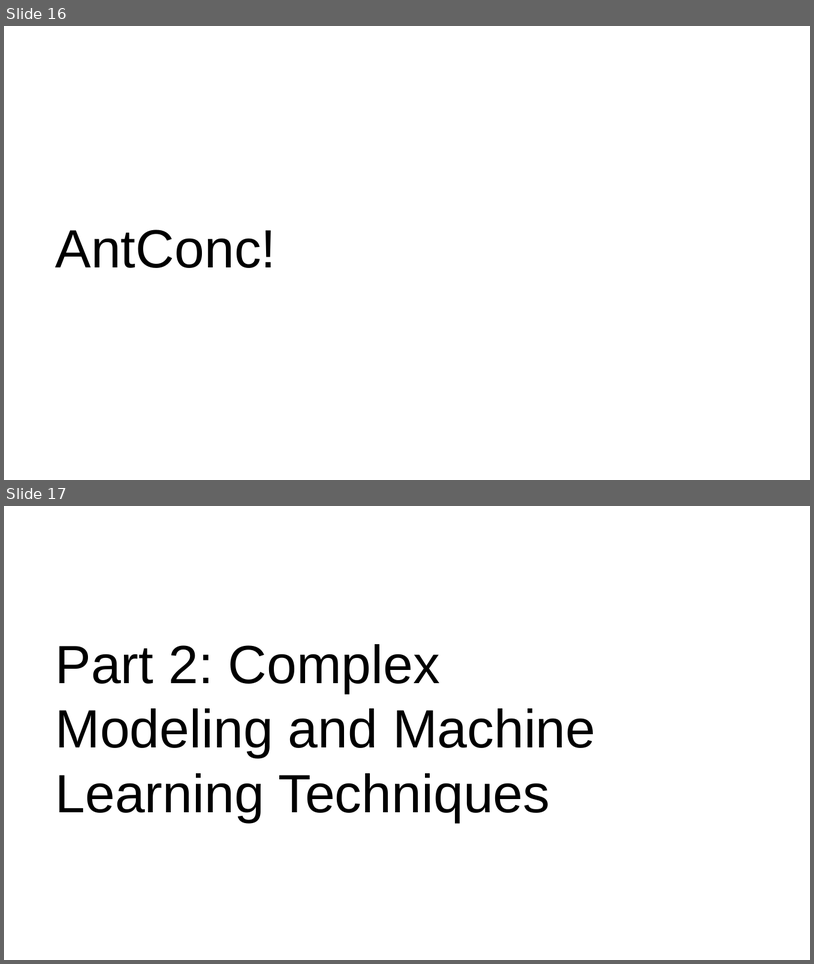
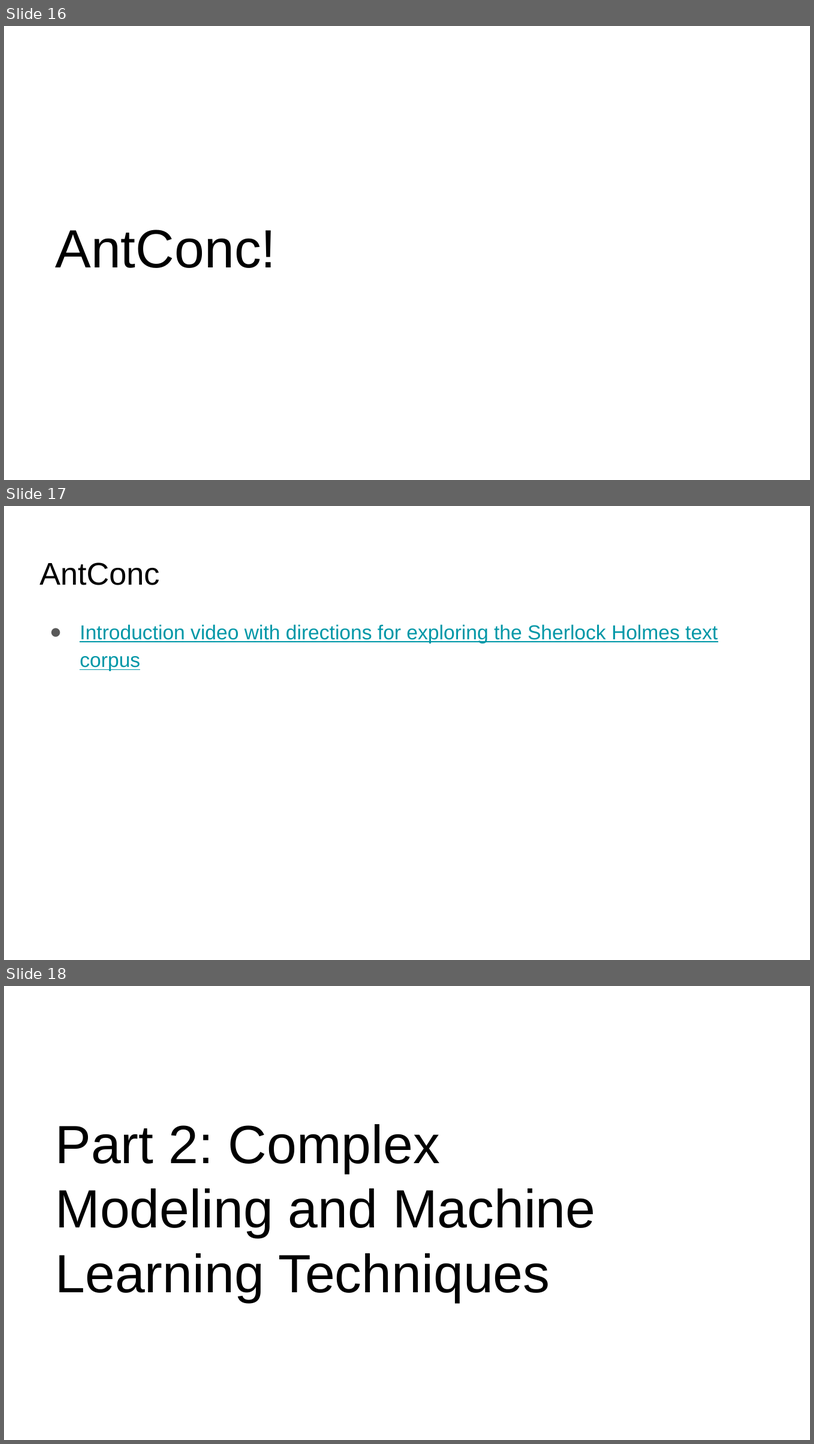
Before and after one commit to cornell-colab/text-analysis, a slide deck: Text Analysis.pptx. Shown one above the other, each under a label of ours: slides 16 and 17 before the commit, slides 16, 17 and 18 after it. The pictures are 814x964 and 814x1444 pixels, drawn with LibreOffice and Linux fonts; fonts in the diff are those of the drawing. Boxes give left, top, right and bottom in pixels: in the first picture for what was removed or moved away, otherwise in the second. Text is boxed around its words. In the diff, an @@ line names an element or a change of style, - is before the commit and + after.

```diff
--- a/Text Analysis.pptx
+++ b/Text Analysis.pptx
@@ slide 17 added at (x1=4, y1=506, x2=810, y2=960), background #FFFFFF @@
@@ title added at (x1=39, y1=562, x2=159, y2=585), 28 pt, text #000000 @@
+AntConc
@@ text added at (x1=80, y1=624, x2=718, y2=670), 18 pt, text #0097A7, underline @@
+● Introduction video with directions for exploring the Sherlock Holmes text corpus
@@ what was slide 17 is now slide 18 @@
```
